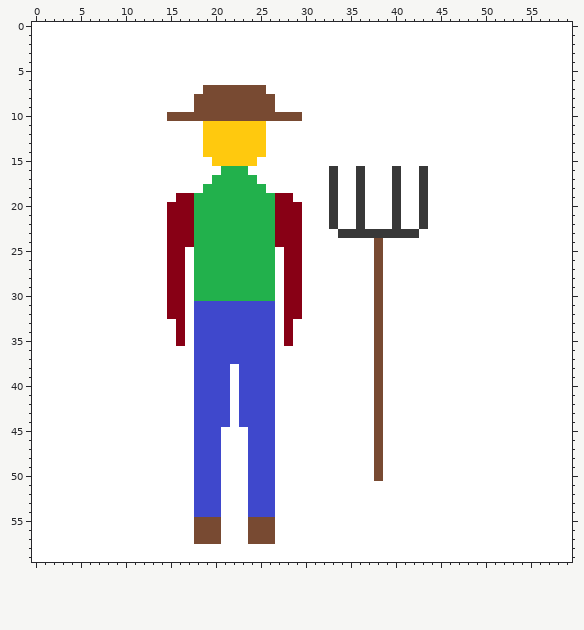
One commit to this pixel-art sprite: img/farmerspost.png. That is the earlier state.
The file is 60x60 pixels.
After the commit:
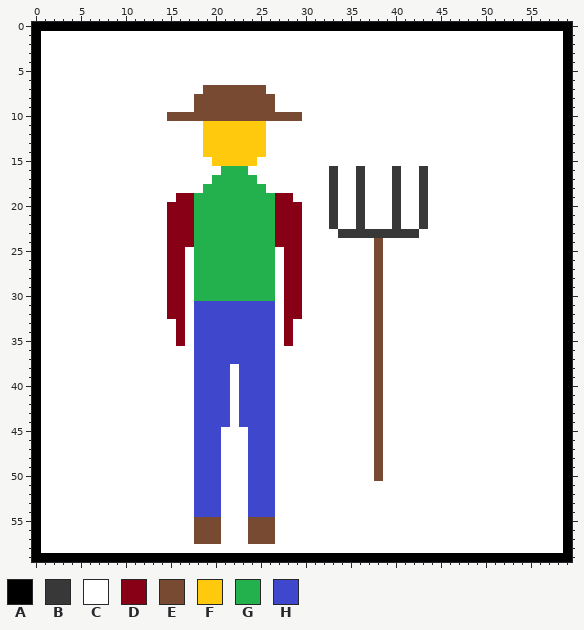
Palette (. is transparent): A #000000  B #383838  C #ffffff  D #880015  E #784a32  F #ffc90e  G #22b14c  H #3f48cc
From old to new:
y 0: x 0..59 CCCCCCCCCCCCCCCCCCCCCCCCCCCCCCCCCCCCCCCCCCCCCCCCCCCCCCCCCCCC -> AAAAAAAAAAAAAAAAAAAAAAAAAAAAAAAAAAAAAAAAAAAAAAAAAAAAAAAAAAAA
y 1..58: x 0 C -> A; x 59 C -> A
y 59: x 0..59 CCCCCCCCCCCCCCCCCCCCCCCCCCCCCCCCCCCCCCCCCCCCCCCCCCCCCCCCCCCC -> AAAAAAAAAAAAAAAAAAAAAAAAAAAAAAAAAAAAAAAAAAAAAAAAAAAAAAAAAAAA
